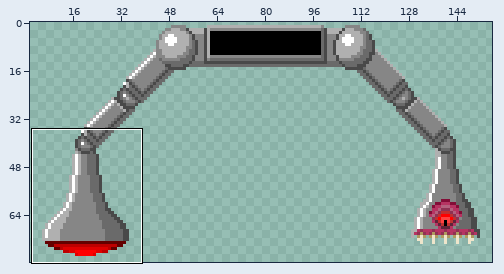
One commit to this sprite sheet: Unity/Assets/sprites/Enemies/SPESS WORM.png. Above: a wide view before the commit, with the close-up outlined.
Close-up. Earlier state:
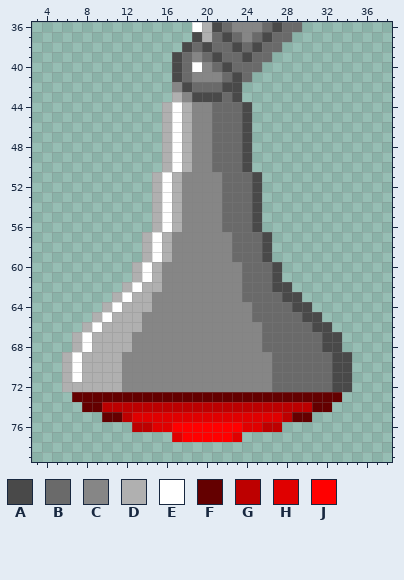
The file is 160x80 pixels. Colours within 5 levels of each other are drawn and written as one. Shown: x 3..38, y 36..79. The wide view leaves out empty margins.
Palette (. is transparent): A #494949  B #6a6a6a  C #868686  D #b0b0b0  E #ffffff  F #640000  G #bd0000  H #e00000  J #ff0000
Pixels before, first column x 6:
36 .............EDABCCCBABB.....
37 .............ADBABCBABB......
38 ............ABABBABABB.......
39 ...........ABCBABBABB........
40 ...........ABECBABBB.........
41 ...........ABCCCBAB..........
42 ...........CABBBAA...........
43 ...........DCAAABA...........
44 ..........DEDCCBBBA..........
45 ..........DEDCCBBBA..........
46 ..........DEDCCBBBA..........
47 ..........DEDCCBBBA..........
48 ..........DEDCCBBBA..........
49 ..........DEDCCBBBA..........
50 ..........DEDCCBBBA..........
51 .........DEDCCCCBBBA.........
52 .........DEDCCCCBBBA.........
53 .........DEDCCCCBBBA.........
54 .........DEDCCCCBBBA.........
55 .........DEDCCCCBBBA.........
56 .........DEDCCCCBBBA.........
57 ........DEDCCCCCCBBBA........
58 ........DEDCCCCCCBBBA........
59 ........DEDCCCCCCBBBA........
60 .......DEDCCCCCCCCBBBA.......
61 .......DEDCCCCCCCCBBBA.......
62 ......DEDDCCCCCCCCBBBAA......
63 .....DEDDCCCCCCCCCBBBBAA.....
64 ....DEDDDCCCCCCCCCCBBBBAA....
65 ...DEDDDCCCCCCCCCCCBBBBBAA...
66 ..DEDDDDCCCCCCCCCCCCBBBBBAA..
67 .DEDDDDCCCCCCCCCCCCCBBBBBBAA.
68 .DEDDDDCCCCCCCCCCCCCBBBBBBAA.
69 DEDDDDCCCCCCCCCCCCCCCBBBBBBAA
70 DEDDDDCCCCCCCCCCCCCCCBBBBBBAA
71 DEDDDDCCCCCCCCCCCCCCCBBBBBBAA
72 DDDDDDCCCCCCCCCCCCCCCBBBBBBAA
73 .FFFFFFFFFFFFFFFFFFFFFFFFFFF.
74 ..FFGGGGGGGGGGGGGGGGGGGGGFF..
75 ....FFGHHHHHHHHHHHHHHHGFF....
76 .......GGHHJJJJJJJHHGG.......
77 ...........HJJJJJH...........
And afterwards:
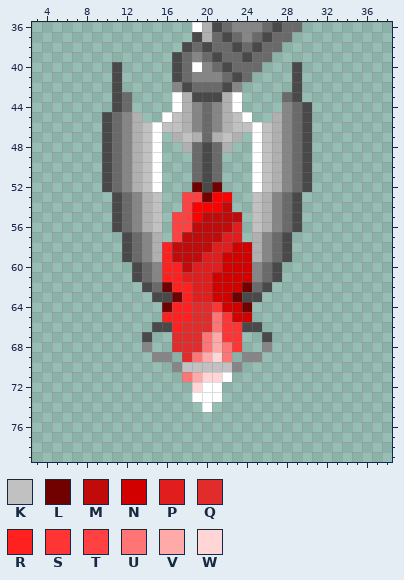
Colours new in this view: K #c1c1c1  L #710000  M #c10b0b  N #d30000  P #e21d1d  Q #e22b2b  R #ff2020  S #ff3535  T #ff4141  U #ff7474  V #ffa9a9  W #ffd5d5
The author wrote: changed the spess worm and added an input box
Diff:
y 40..41: x 11 . -> A; x 29 . -> A
y 42: x 11 . -> A; x 23 A -> C; x 29 . -> A
y 43: x 11..12 .. -> AB; x 17..18 DC -> ED; x 22..23 BA -> DE; x 28..29 .. -> BA
y 44: x 11..12 .. -> AB; x 16 D -> .; x 20..24 CBBBA -> BCDE.; x 28..30 ... -> CBA
y 45: x 10..13 .... -> ABCD; x 16..17 DE -> EK; x 20..24 CBBBA -> BCDKE; x 27..30 .... -> DCBA
y 46: x 10..17 ......DE -> ABCDKEKK; x 20..30 CBBBA...... -> BCDKKEKDCBA
y 47: x 10..30 ......DEDCCBBBA...... -> ABCDKE.DKDBDKD.EKDCBA
y 48: x 10..17 ......DE -> ABCDKE..; x 19..20 CC -> BA; x 22..30 BBA...... -> D..EKDCBA
y 49..50: x 10..20 ......DEDCC -> ABCDKE...BA; x 22..30 BBA...... -> ...EKDCBA
y 51: x 10..30 .....DEDCCCCBBBA..... -> ABCDKE...BAB...EKDCBA
y 52: x 10..30 .....DEDCCCCBBBA..... -> ABCDKE...LAL...EKDCBA
y 53: x 11..29 ....DEDCCCCBBBA.... -> ABCDK..TTLJJ..KDCBA
y 54: x 11..29 ....DEDCCCCBBBA.... -> ABCDK..TJJJM..KDCBA
y 55: x 11..29 ....DEDCCCCBBBA.... -> ABCDK.TTJMMMM.KDCBA
y 56: x 11..29 ....DEDCCCCBBBA.... -> ABCDK.TTMMMMP.KDCBA
y 57: x 12..28 ..DEDCCCCCCBBBA.. -> ABCD.TMMMMPP.DCBA
y 58: x 12..28 ..DEDCCCCCCBBBA.. -> ABCDRMMMMPPNNDCBA
y 59: x 12..28 ..DEDCCCCCCBBBA.. -> ABCDRMMMPPNNNDCBA
y 60: x 13..25 DEDCCCCCCCCBB -> ABCRRMPPPNNNC
y 61: x 13..25 DEDCCCCCCCCBB -> ABCRRPPPNNNNC
y 62: x 12..24 DEDDCCCCCCCCB -> ..ABLRRPPNNNL; x 26..28 BAA -> A..
y 63: x 11..29 DEDDCCCCCCCCCBBBBAA -> ....AALRPPNNLAA....
y 64: x 10..30 DEDDDCCCCCCCCCCBBBBAA -> ......LRRQQSNNL......
y 65: x 9..31 DEDDDCCCCCCCCCCCBBBBBAA -> .......RRRQQUSNN.......
y 66: x 8..32 DEDDDDCCCCCCCCCCCCBBBBBAA -> .......AARQQQUSSAA.......
y 67: x 7..33 DEDDDDCCCCCCCCCCCCCBBBBBBAA -> .......A..QQQUVSS..A.......
y 68: x 7..13 DEDDDDC -> .......; x 15..33 CCCCCCCCCCCBBBBBBAA -> ..QQQUVUS..C.......
y 69: x 6..14 DEDDDDCCC -> .........; x 17..23 CCCCCCC -> .QUVWU.; x 26..34 CBBBBBBAA -> .........
y 70: x 6..16 DEDDDDCCCCC -> ...........; x 18..22 CCCCC -> KKKKK; x 24..34 CCCBBBBBBAA -> ...........
y 71: x 6..34 DEDDDDCCCCCCCCCCCCCCCBBBBBBAA -> ............UVWWE............
y 72: x 6..34 DDDDDDCCCCCCCCCCCCCCCBBBBBBAA -> .............WEE.............
y 73: x 7..33 FFFFFFFFFFFFFFFFFFFFFFFFFFF -> ............EEE............
y 74: x 8..32 FFGGGGGGGGGGGGGGGGGGGGGFF -> ............E............
y 75: x 10..30 FFGHHHHHHHHHHHHHHHGFF -> .....................
y 76: x 13..27 GGHHJJJJJJJHHGG -> ...............
y 77: x 17..23 HJJJJJH -> .......
